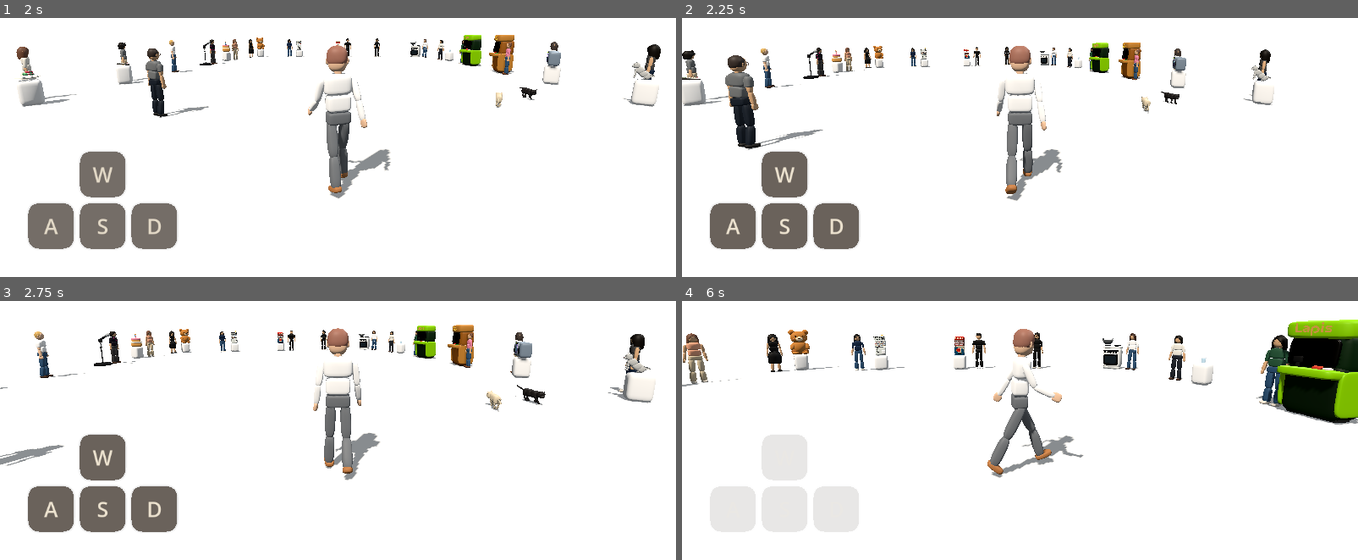
Above: before the commit, frames 1-4 (two rows, left to right).
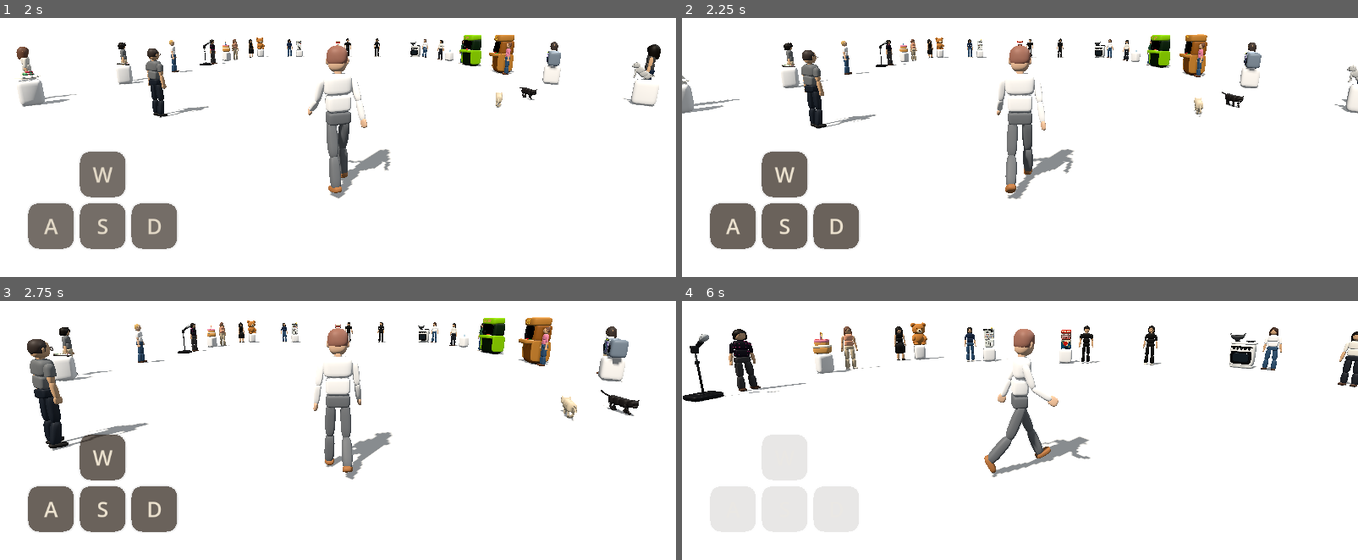
Above: after the commit, the same moments.

Repository: PizzaPocket/kueh-machine
Game: Godot game, scene res://main.tscn
Two runs of this game, one before a commit and one after it. Both use one fixed random seed, a clock stepped at 60 frames per second and the inputs below.
Inputs (mouse positions are in pixels of both pictures, inside the frame that each line leads up to):
- Up to frame 1 (2 s): tap Enter at 0.5 s; move the mouse to (371, 85) at 0.52 s; hold F (interact) 0.53-1.28 s; hold W (move_forward) from 0.53 s (still down); click (371, 85) at 0.67 s; tap Space (jump) at 0.77, 1.25, 1.52 s; tap Shift (run) at 0.8, 1.35 s; move the mouse to (304, 87) at 1.27 s; click (304, 87) at 1.42 s; tap F (interact) at 1.55 s
- Up to frame 2 (2.25 s): keep holding W (move_forward); move the mouse to (1033, 80) at 2.02 s; hold F (interact) from 2.03 s (still down); click (1033, 80) at 2.17 s
- Up to frame 3 (2.75 s): keep holding W (move_forward); keep holding F (interact); tap Shift (run) at 2.3 s
- Up to frame 4 (6 s): move the mouse to (1013, 376) at 2.77 s; release F (interact) at 2.78 s; tap Shift (run) at 2.85, 3.8, 4.35, 5.3, 5.85 s; click (1013, 376) at 2.92 s; tap Space (jump) at 3.02, 3.77, 4.52 s; tap F (interact) at 3.05, 4.55 s; move the mouse to (1067, 373) at 3.52 s; hold F (interact) 3.53-4.28 s; click (1067, 373) at 3.67 s; move the mouse to (965, 365) at 4.27 s; click (965, 365) at 4.42 s; move the mouse to (1026, 370) at 5.02 s; hold F (interact) 5.03-5.78 s; click (1026, 370) at 5.17 s; move the mouse to (992, 363) at 5.77 s; release W (move_forward) at 5.78 s; hold D (move_right) from 5.78 s (still down); click (992, 363) at 5.92 s

Frame 1 is identical in both runs. In frame 2, 7.7% of the frame differs, in the area x 0-100%, y 6-71%; in frame 3, 8.5%; in frame 4, 12%, in the area x 0-100%, y 7-69%.

Commit message:
Mobile pass on the Hub: bigger touch targets, fixed dialog overlap
- WASD hint doubles in size on mobile (key size, font, spacing) so it
  reads as comfortably tappable, not just legible; desktop unchanged.
- Dialog overlap fix from earlier only moved the NPC panel vertically
  but never capped either panel's width, so the response panel (bottom-
  right anchored, 600px) could still overflow a phone's left edge
  regardless. Both panels now cap width to the viewport, and the
  response panel re-anchors to bottom-center on mobile instead of the
  corner (corner growth runs right-to-left and can still overflow even
  when capped).
- Response option buttons enlarged for touch (66->96px height,
  36->46 font) on mobile.
- Removed the automatic pointer-lock request on load in hub_player.gd --
  browsers reject it without a real user gesture, so it always logged a
  harmless but noisy NotAllowedError; the existing click-handler already
  captures correctly on the player's first real click.
- Added UIKit.is_mobile_viewport()/MOBILE_BREAKPOINT_WIDTH as the one
  shared breakpoint every responsive hub UI element now checks against.

Co-Authored-By: Claude Sonnet 5 <noreply@anthropic.com>

Diff:
--- a/godot/hub/scripts/dialog_ui.gd
+++ b/godot/hub/scripts/dialog_ui.gd
@@ -17,14 +17,33 @@
 
 ## Godot has no declarative CSS-style media query, but the equivalent is this
 ## straightforward: check the viewport's own width at runtime (and again on
-## every resize/orientation change) and branch the layout on it. Below this
-## width the NPC line panel (anchored at 0.5, 0.90 -- centered, near the
-## bottom) and the response panel (anchored to the bottom-right corner) sit
-## close enough vertically, on a narrow/portrait viewport, to overlap; above
-## it there's enough spare width for both side by side as originally tuned.
-const MOBILE_BREAKPOINT_WIDTH := 700.0
+## every resize/orientation change) and branch the layout on it -- see
+## UIKit.is_mobile_viewport() for the shared cutoff every responsive hub UI
+## element uses. Below it the NPC line panel (anchored at 0.5, 0.90 --
+## centered, near the bottom) and the response panel (anchored to the
+## bottom-right corner) sit close enough vertically, on a narrow/portrait
+## viewport, to overlap; above it there's enough spare width for both side
+## by side as originally tuned.
+##
+## Per a further direct correction: moving the NPC panel's own vertical
+## anchor up wasn't enough on its own -- neither panel's WIDTH was ever
+## capped to the viewport, so the response panel (600px, anchored to the
+## bottom-RIGHT corner, growing further right-to-left as anchor_h=1.0) could
+## still extend past a narrow phone's left edge entirely regardless of the
+## NPC panel's own position. _update_responsive_layout() below now also
+## caps both panels' widths, and re-anchors the response panel to
+## bottom-CENTER on mobile (not the corner) so a capped width can't overflow
+## either edge.
 const NPC_PANEL_ANCHOR_V_DESKTOP := 0.90
-const NPC_PANEL_ANCHOR_V_MOBILE := 0.60
+const NPC_PANEL_ANCHOR_V_MOBILE := 0.52
+const NPC_PANEL_WIDTH_DESKTOP := 840.0
+const RESPONSE_PANEL_WIDTH_DESKTOP := 600.0
+const MOBILE_SIDE_MARGIN := 24.0
+## Real touch targets, per direct correction that the response options
+## weren't large enough to comfortably tap -- both bumped well past
+## BUTTON_MIN_HEIGHT/FONT_BODY's own already-touch-friendly desktop values.
+const RESPONSE_BUTTON_HEIGHT_MOBILE := 96.0
+const RESPONSE_FONT_SIZE_MOBILE := 46
 
 var _panel: PanelContainer
 var _speaker_label: Label
@@ -57,7 +76,7 @@
 
 	_panel = UIKit.panel()
 	_panel.theme = shared_theme
-	_panel.custom_minimum_size = Vector2(840, 0)
+	_panel.custom_minimum_size = Vector2(NPC_PANEL_WIDTH_DESKTOP, 0)
 	# NPC speech remains horizontally centered in the lower half of the screen.
 	# A dialog box sitting at
 	# true screen-center covers up the main 3D view/gameplay behind it. The
@@ -67,9 +86,10 @@
 	# clear of the center while still growing upward, safely, as its own
 	# content requires. Lowered another 15% of the viewport so speech sits in
 	# the intended lower-screen caption zone without altering its scale.
-	# The vertical anchor itself is finalized by _update_responsive_layout()
-	# right after _build_ui() returns (see _ready()) -- this call just gives
-	# the panel a valid anchor/offset/grow setup before then.
+	# The vertical anchor and width are both finalized by
+	# _update_responsive_layout() right after _build_ui() returns (see
+	# _ready()) -- this call just gives the panel a valid anchor/offset/grow
+	# setup before then.
 	UIKit.anchor_to_edge(_panel, 0.5, NPC_PANEL_ANCHOR_V_DESKTOP, 0.0, 0.0)
 	_panel.visible = false
 	add_child(_panel)
@@ -99,7 +119,10 @@
 func _build_response_ui(shared_theme: Theme) -> void:
 	_response_panel = UIKit.panel()
 	_response_panel.theme = shared_theme
-	_response_panel.custom_minimum_size = Vector2(600, 0)
+	_response_panel.custom_minimum_size = Vector2(RESPONSE_PANEL_WIDTH_DESKTOP, 0)
+	# Anchor/width both finalized by _update_responsive_layout() right after
+	# _build_ui() returns, same as _panel above -- this is just a valid
+	# starting setup.
 	UIKit.anchor_to_edge(
 		_response_panel, 1.0, 1.0, UITheme.SPACE_XL, UITheme.SPACE_XL
 	)
@@ -121,15 +144,27 @@
 	vbox.add_child(_response_list)
 
 
-## The actual "breakpoint": re-anchors just the NPC line panel's vertical
-## position based on the live viewport width, leaving its horizontal
-## centering and the response panel's own bottom-right anchor untouched in
-## both cases. Only the NPC panel needs to move -- it's the one anchored
-## into the same vertical band the response panel already occupies.
+## The actual "breakpoint": moves the NPC line panel higher (clearing the
+## response panel's own vertical band) and caps both panels' widths to the
+## live viewport so neither can overflow a narrow screen's edges. The
+## response panel also re-anchors to bottom-center on mobile instead of the
+## bottom-right corner -- a capped width still overflows the left edge from
+## a corner anchor (grow_horizontal runs right-to-left there), but centered
+## growth (BOTH directions) can't overflow either edge once actually capped.
 func _update_responsive_layout() -> void:
-	var is_mobile := get_viewport().get_visible_rect().size.x < MOBILE_BREAKPOINT_WIDTH
+	var is_mobile := UIKit.is_mobile_viewport(self)
+	var viewport_width := get_viewport().get_visible_rect().size.x
+	var capped_width := viewport_width - MOBILE_SIDE_MARGIN * 2.0
+
 	var target_v := NPC_PANEL_ANCHOR_V_MOBILE if is_mobile else NPC_PANEL_ANCHOR_V_DESKTOP
 	UIKit.anchor_to_edge(_panel, 0.5, target_v, 0.0, 0.0)
+	_panel.custom_minimum_size.x = minf(NPC_PANEL_WIDTH_DESKTOP, capped_width)
+
+	if is_mobile:
+		UIKit.anchor_to_edge(_response_panel, 0.5, 1.0, 0.0, UITheme.SPACE_XL)
+	else:
+		UIKit.anchor_to_edge(_response_panel, 1.0, 1.0, UITheme.SPACE_XL, UITheme.SPACE_XL)
+	_response_panel.custom_minimum_size.x = minf(RESPONSE_PANEL_WIDTH_DESKTOP, capped_width)
 
 
 func _process(delta: float) -> void:
@@ -183,6 +218,9 @@
 	_response_list.add_child(row)
 
 	var option := UIKit.response_option(text, callback)
+	if UIKit.is_mobile_viewport(self):
+		option.custom_minimum_size.y = RESPONSE_BUTTON_HEIGHT_MOBILE
+		option.add_theme_font_size_override("font_size", RESPONSE_FONT_SIZE_MOBILE)
 	row.add_child(option)
 	_response_buttons.append(option)
 
--- a/godot/hub/scripts/hub_player.gd
+++ b/godot/hub/scripts/hub_player.gd
@@ -79,7 +79,11 @@
 	_spine_rest_y = (_figure["spine"] as Node3D).position.y
 	_hips_rest_y = (_figure["hips"] as Node3D).position.y
 	_build_camera()
-	Input.mouse_mode = Input.MOUSE_MODE_CAPTURED
+	# Not captured here -- browsers require an actual user gesture (click,
+	# keypress) before granting pointer lock, so requesting it immediately
+	# on load always failed with a console "NotAllowedError: A user gesture
+	# is required" and did nothing. _unhandled_input's own mouse-button
+	# handler below already captures on the player's first real click.
 
 func _build_camera() -> void:
 	var rig := Node3D.new()
--- a/godot/hub/scripts/hub_ui.gd
+++ b/godot/hub/scripts/hub_ui.gd
@@ -219,11 +219,24 @@
 	_prompt.custom_minimum_size.x = minf(PROMPT_WIDTH_DESKTOP, viewport_width - PROMPT_SIDE_MARGIN * 2.0)
 
 func _build_movement_hint() -> void:
+	# Per direct correction: the hint doubles as real touch controls on
+	# mobile (see _input() below), so it needs to actually read as
+	# comfortably tappable there, not just legible -- doubled key size,
+	# font, and spacing, computed once here rather than re-derived live on
+	# resize (unlike the plain single-property updates elsewhere in this
+	# file, redoing this nested multi-row layout live isn't worth the
+	# complexity for what's essentially a startup-only hint).
+	var is_mobile := UIKit.is_mobile_viewport(self)
+	var key_size := 156.0 if is_mobile else 78.0
+	var key_font_size := UITheme.FONT_BODY * 2 if is_mobile else UITheme.FONT_BODY
+	var row_separation := 20 if is_mobile else 10
+	var edge_margin: float = UITheme.SPACE_XL * (2.0 if is_mobile else 1.0)
+
 	_movement_hint = VBoxContainer.new()
 	_movement_hint.name = "InitialMovementHint"
-	_movement_hint.add_theme_constant_override("separation", 10)
+	_movement_hint.add_theme_constant_override("separation", row_separation)
 	_movement_hint.mouse_filter = Control.MOUSE_FILTER_IGNORE
-	UIKit.anchor_to_edge(_movement_hint, 0.0, 1.0, UITheme.SPACE_XL, UITheme.SPACE_XL)
+	UIKit.anchor_to_edge(_movement_hint, 0.0, 1.0, edge_margin, edge_margin)
 	_movement_hint.visible = false
 	_movement_hint.modulate.a = 0.0
 	add_child(_movement_hint)
@@ -233,22 +246,22 @@
 	# top_row/bottom_row themselves stay MOUSE_FILTER_IGNORE (pure layout
 	# boxes) -- only the individual key panels need to receive input.
 	var top_row := CenterContainer.new()
-	top_row.custom_minimum_size.x = 254
+	top_row.custom_minimum_size.x = key_size * 3.0 + row_separation * 2.0
 	top_row.mouse_filter = Control.MOUSE_FILTER_IGNORE
-	top_row.add_child(_movement_key("W", "move_forward"))
+	top_row.add_child(_movement_key("W", "move_forward", key_size, key_font_size))
 	_movement_hint.add_child(top_row)
 
 	var bottom_row := HBoxContainer.new()
-	bottom_row.add_theme_constant_override("separation", 10)
+	bottom_row.add_theme_constant_override("separation", row_separation)
 	bottom_row.mouse_filter = Control.MOUSE_FILTER_IGNORE
-	bottom_row.add_child(_movement_key("A", "move_left"))
-	bottom_row.add_child(_movement_key("S", "move_back"))
-	bottom_row.add_child(_movement_key("D", "move_right"))
+	bottom_row.add_child(_movement_key("A", "move_left", key_size, key_font_size))
+	bottom_row.add_child(_movement_key("S", "move_back", key_size, key_font_size))
+	bottom_row.add_child(_movement_key("D", "move_right", key_size, key_font_size))
 	_movement_hint.add_child(bottom_row)
 
-func _movement_key(letter: String, action: String) -> PanelContainer:
+func _movement_key(letter: String, action: String, key_size: float, font_size: int) -> PanelContainer:
 	var key := PanelContainer.new()
-	key.custom_minimum_size = Vector2(78, 78)
+	key.custom_minimum_size = Vector2(key_size, key_size)
 	# STOP (not the surrounding rows' IGNORE) so this panel's own
 	# get_global_rect() is a meaningful hit-test target in _input() below --
 	# the actual press/release is driven from there, not a gui_input signal,
@@ -260,7 +273,7 @@
 	_key_actions[key] = action
 	var style := SuperellipseStyleBox.new()
 	style.bg_color = Color(0.16, 0.11, 0.07, 0.64)
-	style.corner_radius = 78
+	style.corner_radius = key_size
 	style.corner_ratio = 0.34
 	style.exponent = 3.0
 	style.shadow_size = 5
@@ -270,7 +283,7 @@
 	label.text = letter
 	label.horizontal_alignment = HORIZONTAL_ALIGNMENT_CENTER
 	label.vertical_alignment = VERTICAL_ALIGNMENT_CENTER
-	label.add_theme_font_size_override("font_size", UITheme.FONT_BODY)
+	label.add_theme_font_size_override("font_size", font_size)
 	label.add_theme_color_override("font_color", Color(0.97, 0.93, 0.85, 0.92))
 	label.mouse_filter = Control.MOUSE_FILTER_IGNORE
 	key.add_child(label)
--- a/godot/hub/scripts/ui_kit.gd
+++ b/godot/hub/scripts/ui_kit.gd
@@ -5,6 +5,15 @@
 ## surface (Hud, DialogUI, ShopUI, InventoryUI) should build through these
 ## rather than hand-rolling Control.new() + ad hoc theme overrides inline,
 ## so the visual language stays centralized and consistent.
+
+## The one "mobile breakpoint" every responsive hub UI element checks
+## against (DialogUI's two panels, HubUI's interaction prompt and WASD
+## hint) -- centralized so they all agree on the same viewport-width cutoff
+## instead of each hand-rolling a slightly different threshold.
+const MOBILE_BREAKPOINT_WIDTH := 700.0
+
+static func is_mobile_viewport(node: Node) -> bool:
+	return node.get_viewport().get_visible_rect().size.x < MOBILE_BREAKPOINT_WIDTH
 
 
 static func panel() -> PanelContainer:
Not shown, changed: machines/hub/index.html
Not shown, changed: machines/hub/index.pck
